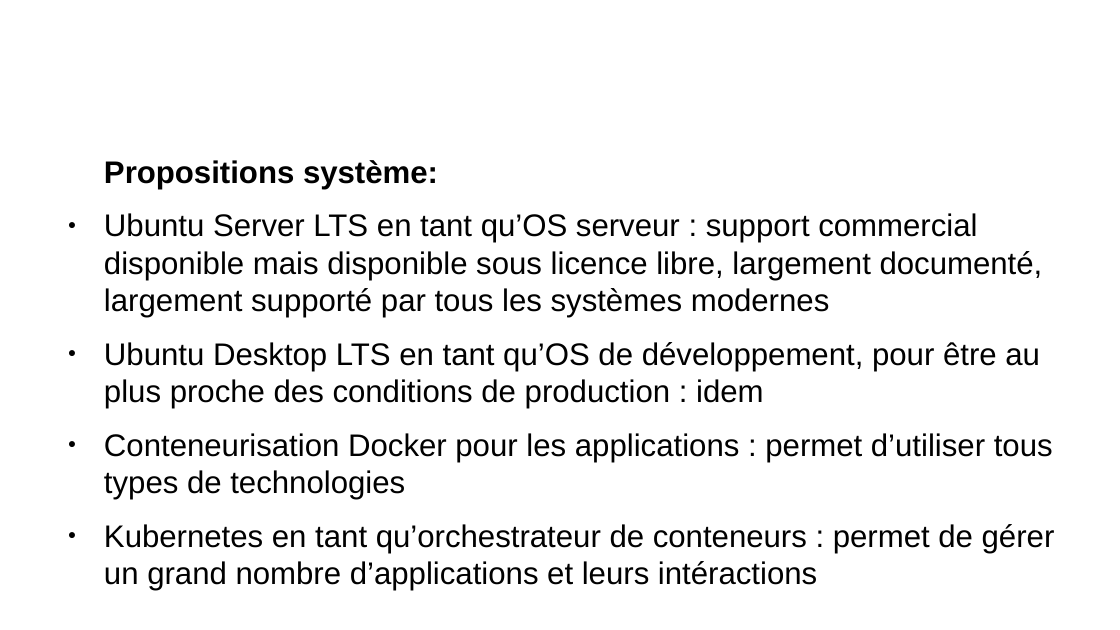
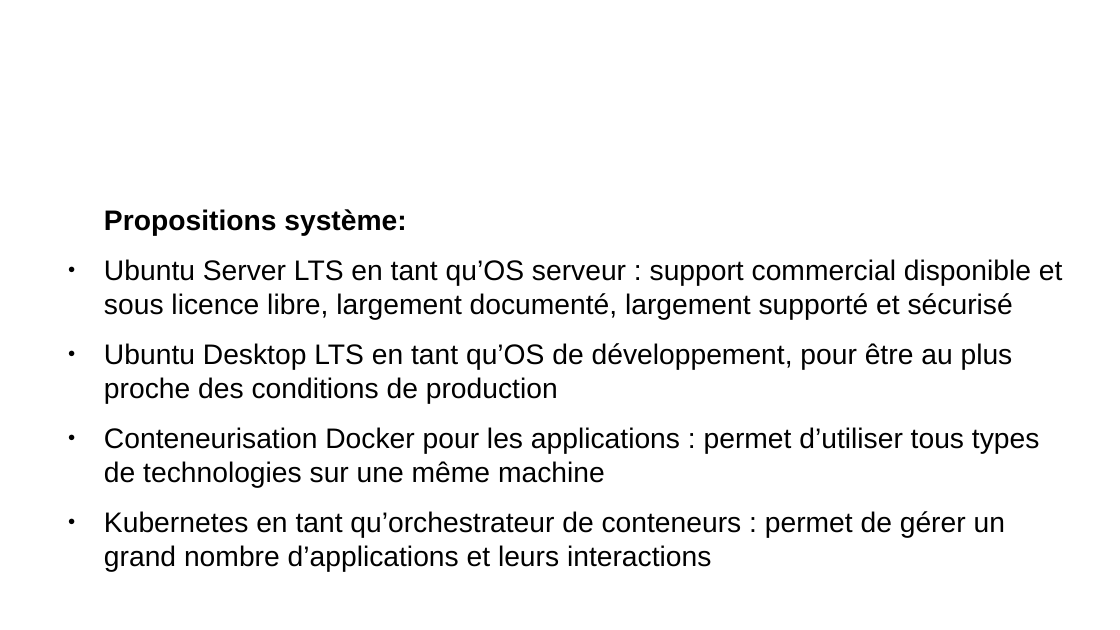
Before and after one commit to remipassmoilesel/ci-cd-plan, a slide deck: slide 8 of ci-cd-plan.odp. Drawn at 1120x630 pixels with LibreOffice and Linux fonts; fonts in the diff are those of the drawing; background and template pictures are left out. Boxes give left, top, right and bottom in pixels: in the first picture for what was removed or moved away, otherwise in the second. Text is boxed around its words. In the diff, an @@ line names an element or a change of style, - is before the commit and + after.

Commit message:
Improve doc

```diff
--- a/ci-cd-plan.odp
+++ b/ci-cd-plan.odp
@@ text at (x1=104, y1=209, x2=406, y2=236): size 22.1 to 20 pt in "Propositions système:" @@
@@ text at (x1=104, y1=259, x2=1063, y2=572): text changed; size 22.1 to 20 pt @@
-● Ubuntu Server LTS en tant qu’OS serveur : support commercial disponible mais disponible sous licence libre, largement documenté, largement supporté par tous les systèmes modernes
-● Ubuntu Desktop LTS en tant qu’OS de développement, pour être au plus proche des conditions de production : idem
-● Conteneurisation Docker pour les applications : permet d’utiliser tous types de technologies
-● Kubernetes en tant qu’orchestrateur de conteneurs : permet de gérer un grand nombre d’applications et leurs intéractions
+● Ubuntu Server LTS en tant qu’OS serveur : support commercial disponible et sous licence libre, largement documenté, largement supporté et sécurisé
+● Ubuntu Desktop LTS en tant qu’OS de développement, pour être au plus proche des conditions de production
+● Conteneurisation Docker pour les applications : permet d’utiliser tous types de technologies sur une même machine
+● Kubernetes en tant qu’orchestrateur de conteneurs : permet de gérer un grand nombre d’applications et leurs interactions
```
Also in this commit, not shown: 20 other slides changed.
